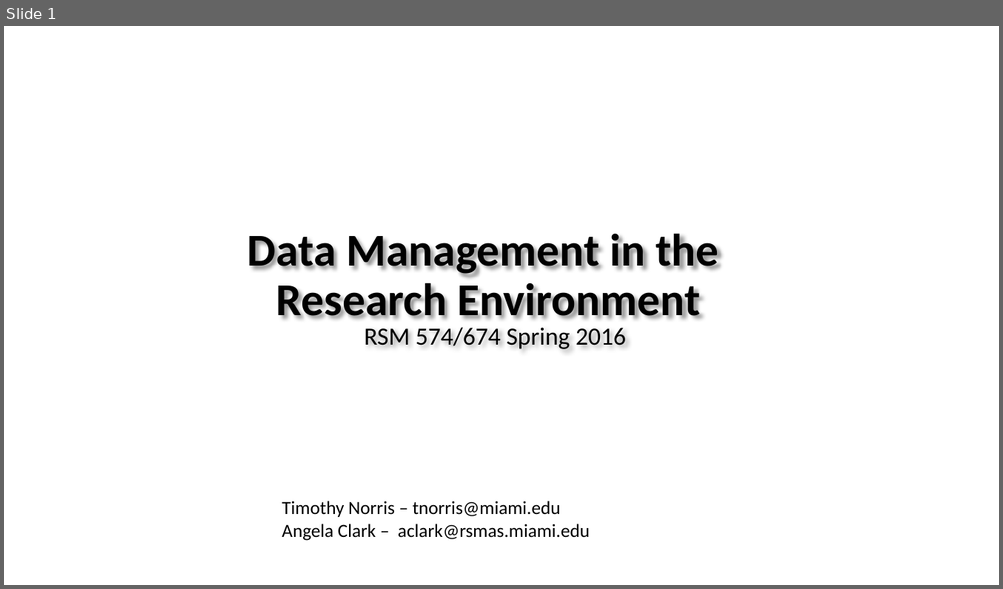
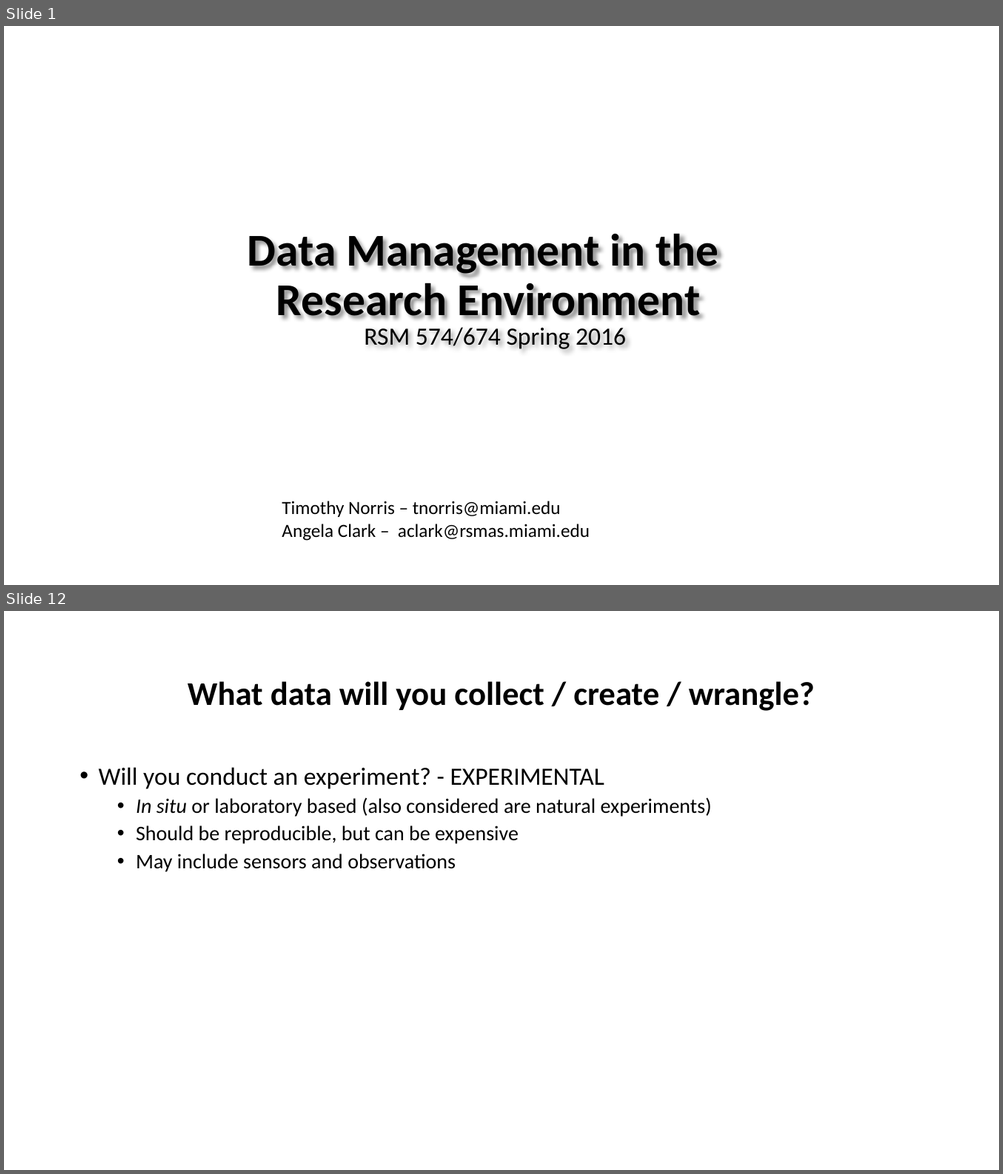
Before and after one commit to tibbben/teaching.data.literacy, a slide deck: UM_DataManagementClass/Lessons/03/03_firstMeeting.pptx. Shown one above the other, each under a label of ours: slide 1 before the commit, slides 1 and 12 after it; the slides between them are not shown. The pictures are 1003x589 and 1003x1174 pixels, drawn with LibreOffice and Linux fonts; fonts in the diff are those of the drawing; background and template pictures are left out. Boxes give left, top, right and bottom in pixels: in the first picture for what was removed or moved away, otherwise in the second. Text is boxed around its words. In the diff, an @@ line names an element or a change of style, - is before the commit and + after.

```diff
--- a/UM_DataManagementClass/Lessons/03/03_firstMeeting.pptx
+++ b/UM_DataManagementClass/Lessons/03/03_firstMeeting.pptx
@@ slide 12 added at <box>4,611,999,1170</box>, background #FFFFFF @@
@@ title added at <box>188,681,814,711</box>, 32 pt, text #000000, bold @@
+What data will you collect / create / wrangle?
@@ text added at <box>99,767,711,872</box>, 20 pt, text #000000 @@
+• Will you conduct an experiment? - EXPERIMENTAL
+  • In situ or laboratory based (also considered are natural experiments)
+  • Should be reproducible, but can be expensive
+  • May include sensors and observations
```
Also in this commit, not shown: 19 other slides added, 1 other file.
